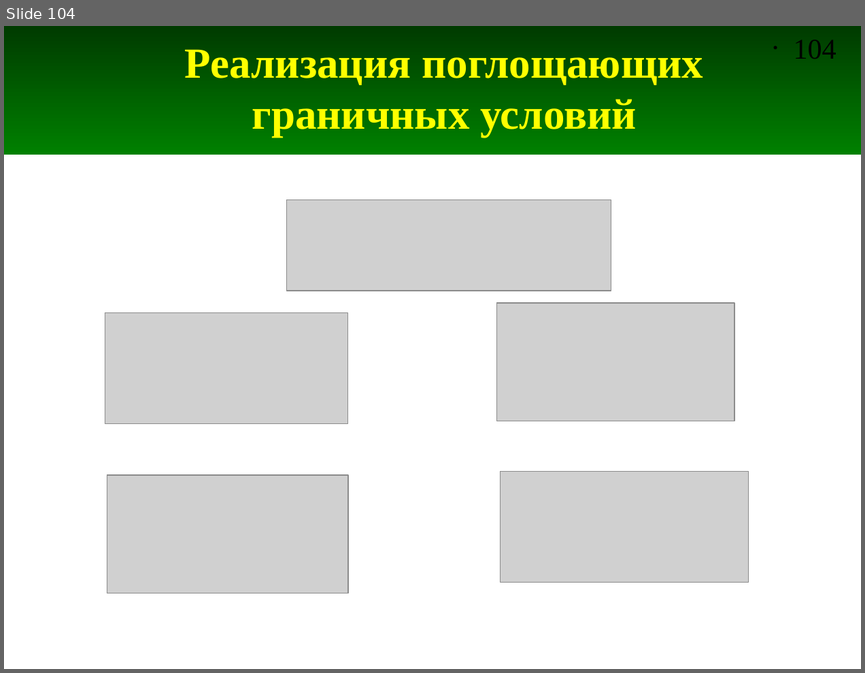
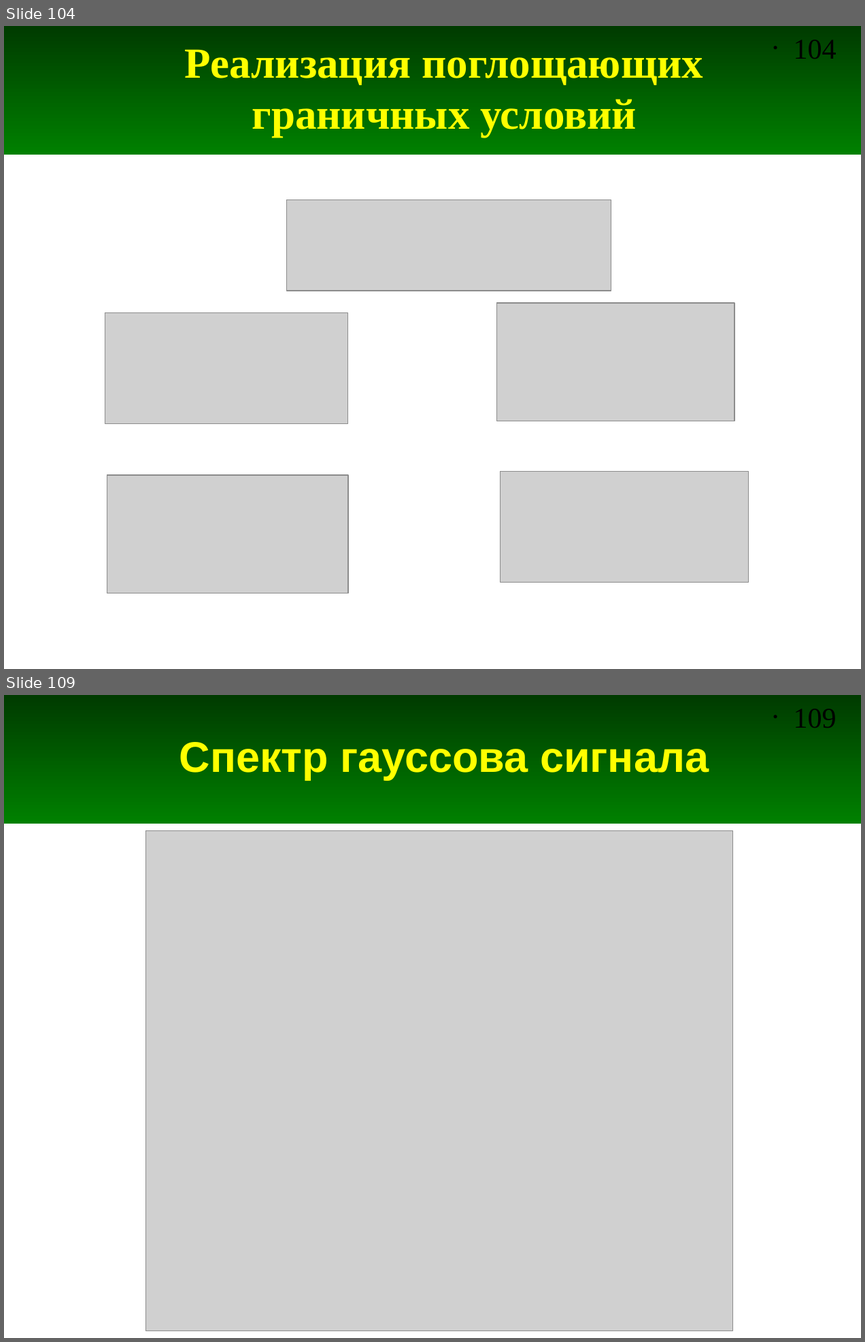
Before and after one commit to andris0147sv/modelling, a slide deck: presentations/2. FDTD.odp. Shown one above the other, each under a label of ours: slide 104 before the commit, slides 104 and 109 after it; the slides between them are not shown. The pictures are 865x673 and 865x1342 pixels, drawn with LibreOffice and Linux fonts; fonts in the diff are those of the drawing; grey boxes stand for pictures. Boxes give left, top, right and bottom in pixels: in the first picture for what was removed or moved away, otherwise in the second. Text is boxed around its words. In the diff, an @@ line names an element or a change of style, - is before the commit and + after.

Commit message:
Новые скрипты, дополнения в презентации (сделал слайды про гауссов импульс)

```diff
--- a/presentations/2. FDTD.odp
+++ b/presentations/2. FDTD.odp
@@ slide 109 added at [4,695,861,1338], background #FFFFFF; not listed: 2 template elements that a slide beside it also shows @@
@@ title added at [179,742,708,780], 36 pt, text #FFFF00, bold @@
+Спектр гауссова сигнала
@@ picture added at [145,830,732,1331] @@
```
Also in this commit, not shown: 1 slide changed, 7 other slides added, 9 other files.
